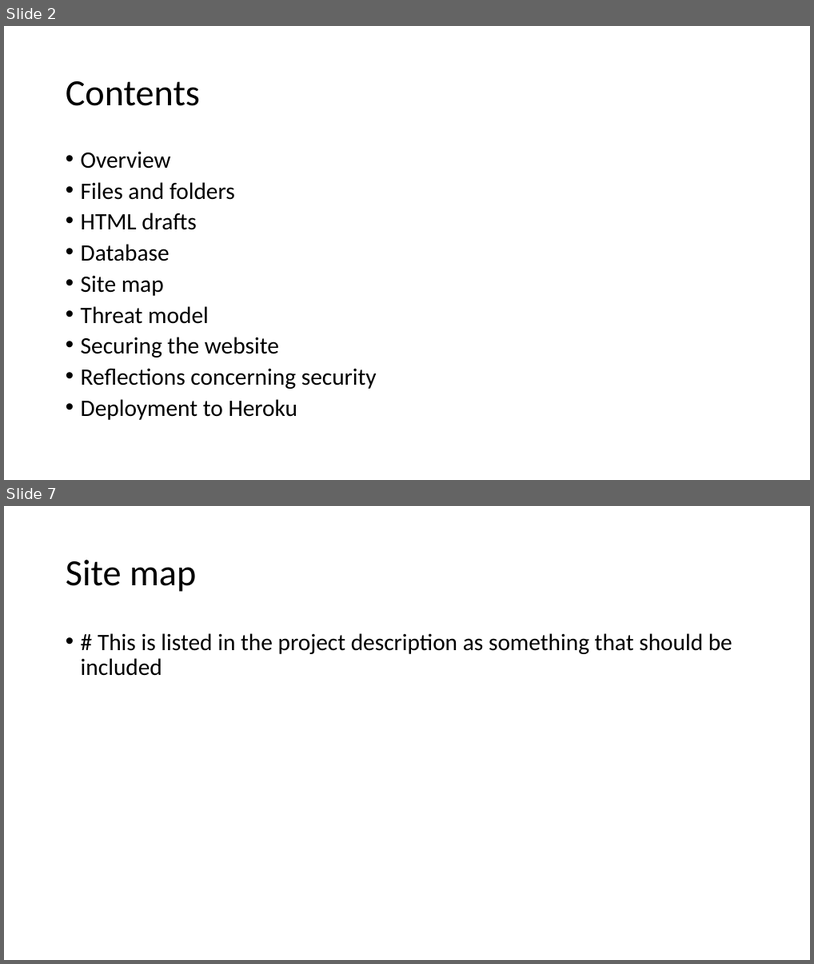
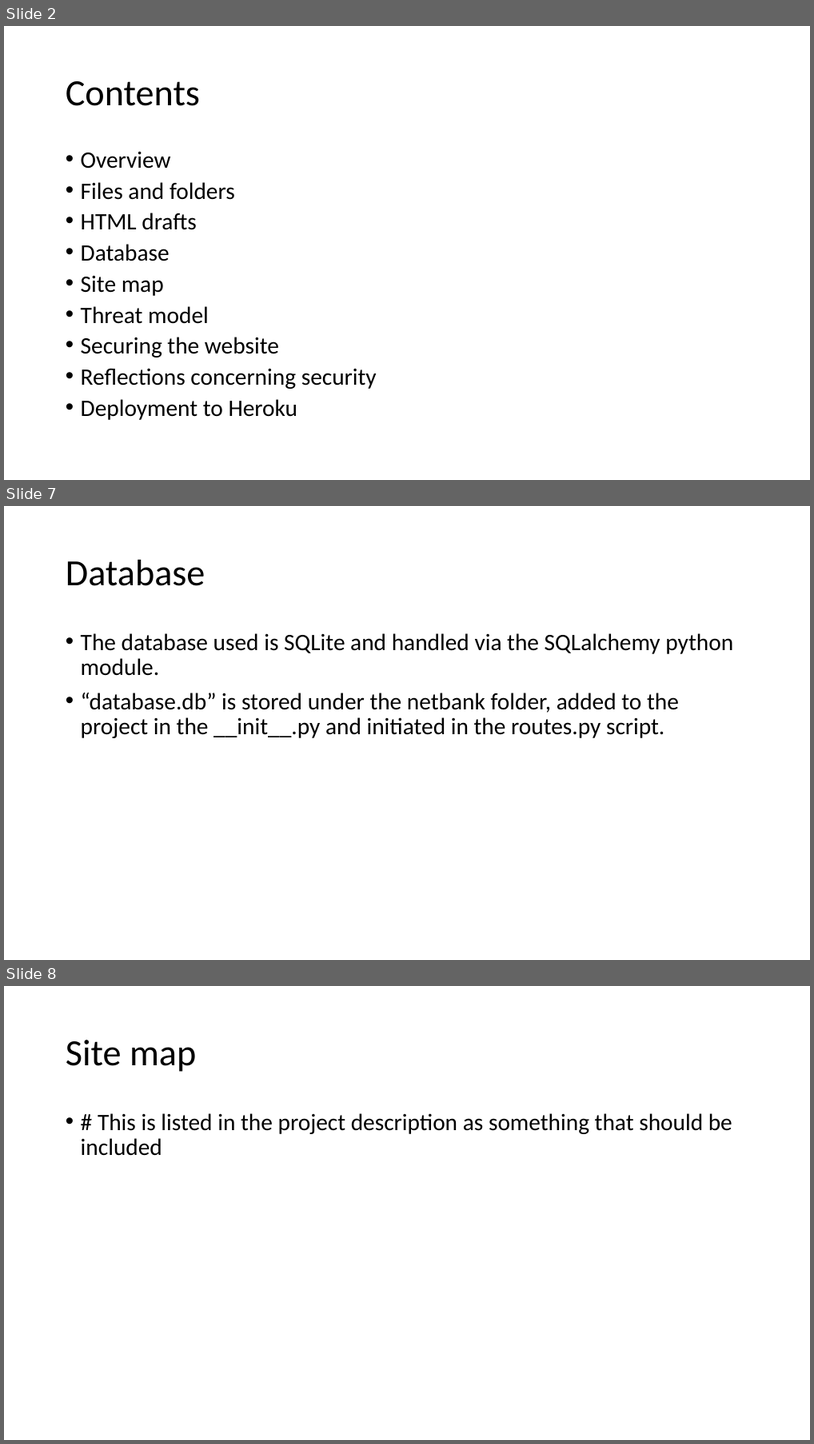
Before and after one commit to jkunnas58/dat250_netbank_fall_2020, a slide deck: Project_report_group_9.pptx. Shown one above the other, each under a label of ours: slides 2 and 7 before the commit, slides 2, 7 and 8 after it; the slides between them are not shown. The pictures are 814x964 and 814x1444 pixels, drawn with LibreOffice and Linux fonts; fonts in the diff are those of the drawing. Boxes give left, top, right and bottom in pixels: in the first picture for what was removed or moved away, otherwise in the second. Text is boxed around its words. In the diff, an @@ line names an element or a change of style, - is before the commit and + after.

```diff
--- a/Project_report_group_9.pptx
+++ b/Project_report_group_9.pptx
@@ slide 7 added at (4,506,810,960), background #FFFFFF @@
@@ title added at (66,560,206,586), 44 pt, text #000000 @@
+Database
@@ text added at (81,633,734,738), 28 pt, text #000000 @@
+• The database used is SQLite and handled via the SQLalchemy python module.
+• “database.db” is stored under the netbank folder, added to the project in the __init__.py and initiated in the routes.py script.
@@ what was slide 7 is now slide 8 @@
```
Also in this commit, not shown: 10 slides changed, 1 other slide added, 1 slide removed, 1 other file.
